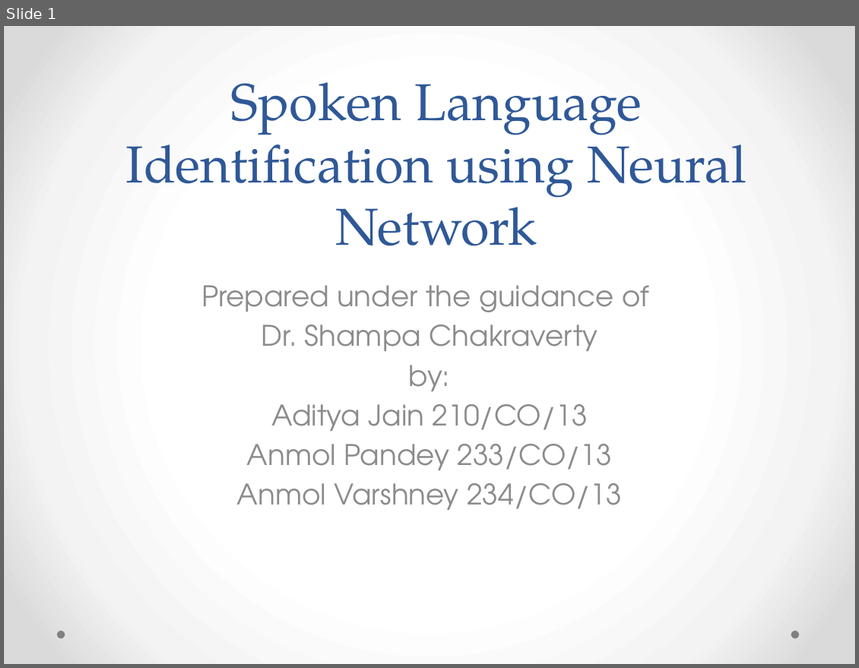
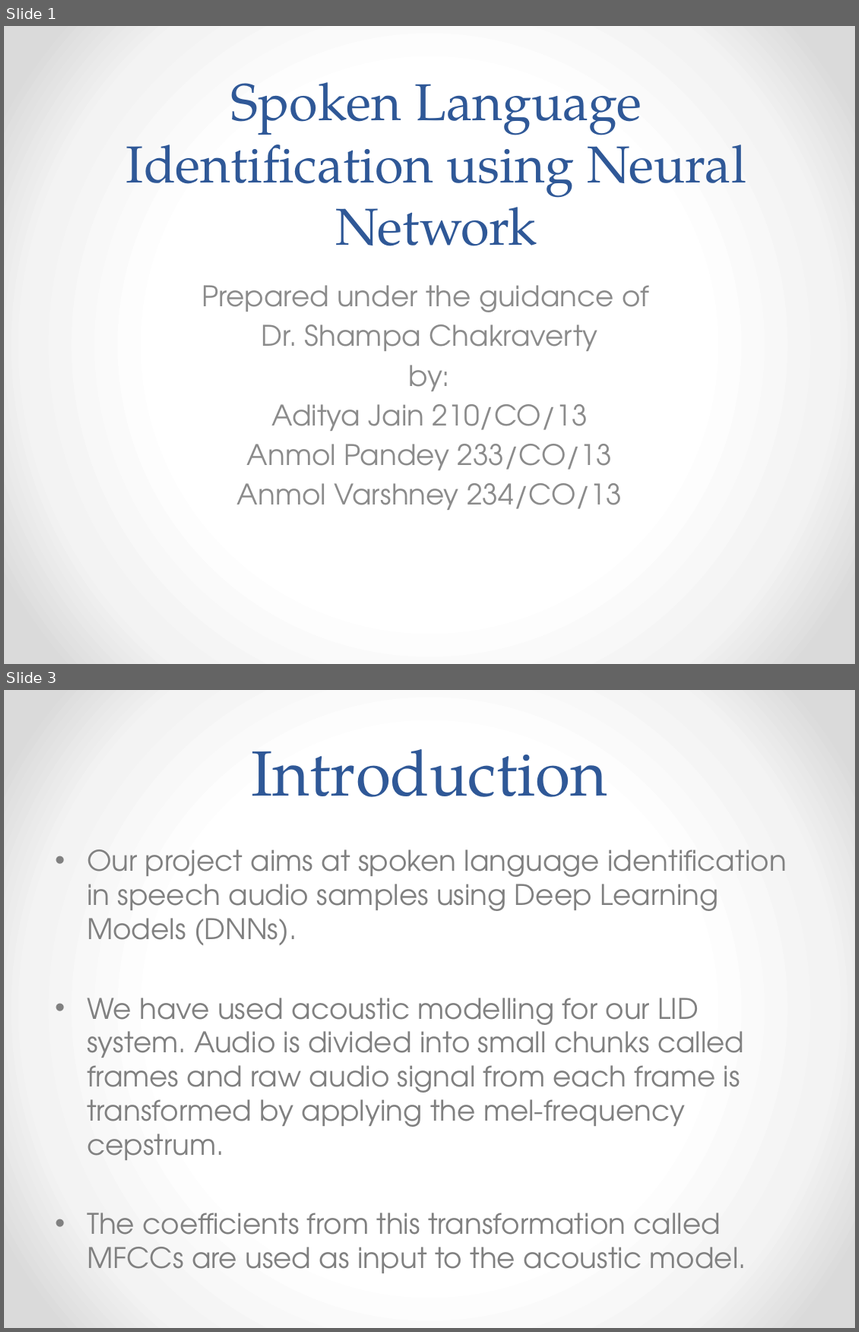
Before and after one commit to AudioExtractors/LanguageDetection, a slide deck: Docs/Presentation.pptx. Shown one above the other, each under a label of ours: slide 1 before the commit, slides 1 and 3 after it; the slides between them are not shown. The pictures are 859x668 and 859x1332 pixels, drawn with LibreOffice and Linux fonts; fonts in the diff are those of the drawing. Boxes give left, top, right and bottom in pixels: in the first picture for what was removed or moved away, otherwise in the second. Text is boxed around its words. In the diff, an @@ line names an element or a change of style, - is before the commit and + after.

```diff
--- a/Docs/Presentation.pptx
+++ b/Docs/Presentation.pptx
@@ slide 3 added at box(4, 690, 855, 1328), background gradient #FFFFFF to #F4F4F4 to #DADADA @@
@@ title added at box(251, 749, 607, 797), 54 pt, text #2F5897 @@
+Introduction
@@ text added at box(87, 850, 786, 1274), 24 pt, text #808080 @@
+• Our project aims at spoken language identification in speech audio samples using Deep Learning Models (DNNs).
+• We have used acoustic modelling for our LID system. Audio is divided into small chunks called frames and raw audio signal from each frame is transformed by applying the mel-frequency cepstrum.
+• The coefficients from this transformation called MFCCs are used as input to the acoustic model.
@@ slide 1 changed as well @@
@@ ellipse removed at box(56, 631, 65, 639) @@
@@ ellipse removed at box(791, 631, 799, 639) @@
```
Also in this commit, not shown: 2 other slides added, 1 slide removed.
